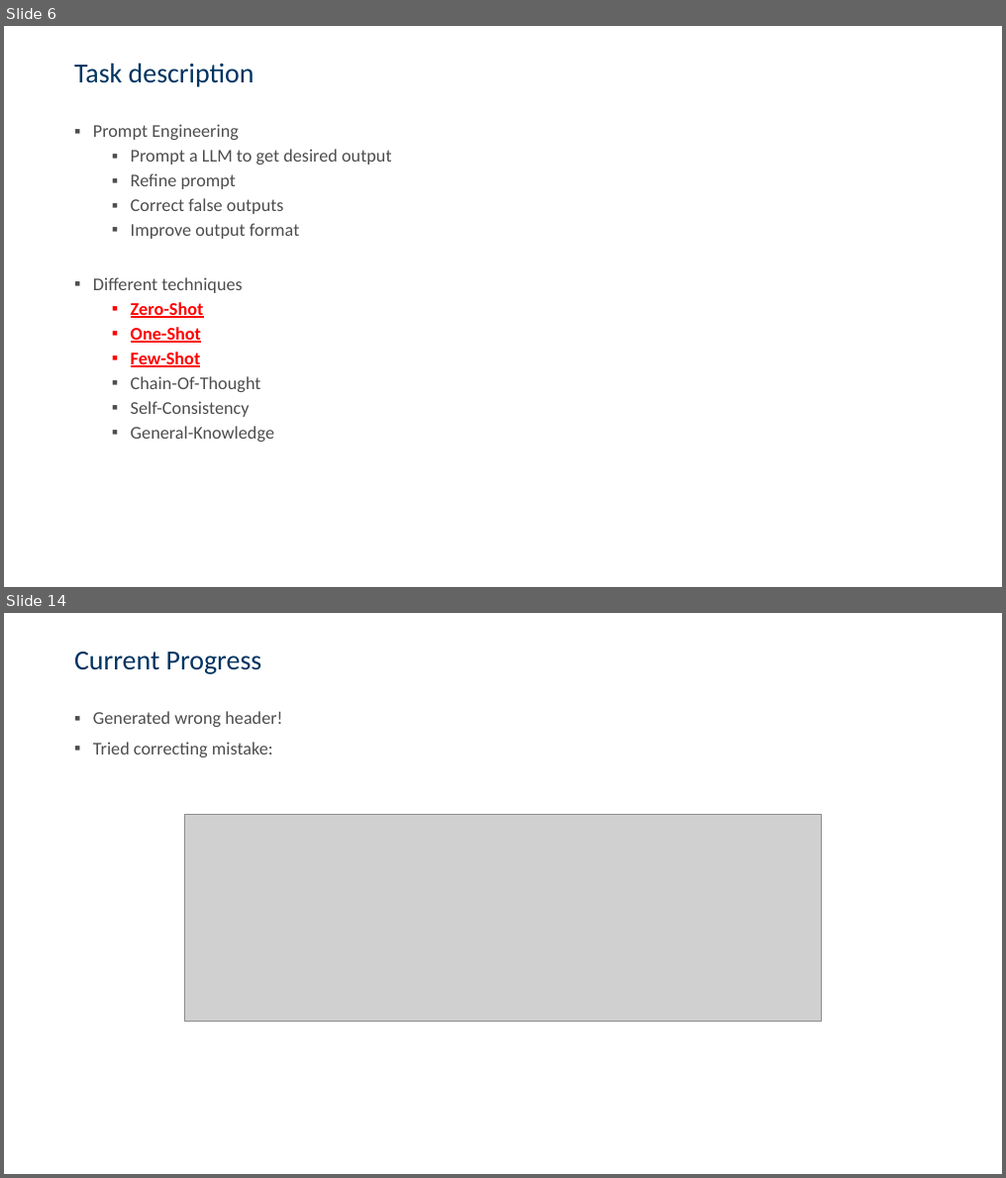
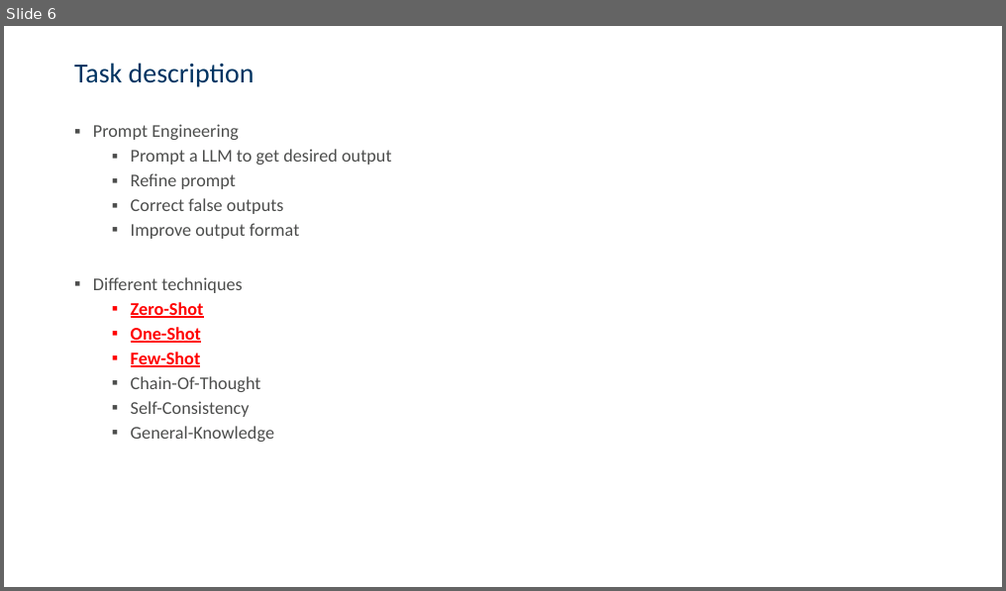
Before and after one commit to csaw5866/smartData, a slide deck: Presentation/final.pptx. Shown one above the other, each under a label of ours: slides 6 and 14 before the commit, slide 6 after it; the slides between them are not shown. The pictures are 1006x1178 and 1006x591 pixels, drawn with LibreOffice and Linux fonts; fonts in the diff are those of the drawing; grey boxes stand for pictures; background and template pictures are left out. Boxes give left, top, right and bottom in pixels: in the first picture for what was removed or moved away, otherwise in the second. Text is boxed around its words. In the diff, an @@ line names an element or a change of style, - is before the commit and + after.

```diff
--- a/Presentation/final.pptx
+++ b/Presentation/final.pptx
@@ slide 14 removed at <box>4,613,1002,1174</box>, background picture (left out) @@
@@ title removed at <box>74,652,262,674</box> @@
-Current Progress
@@ text removed at <box>93,711,282,758</box> @@
-▪ Generated wrong header!
-▪ Tried correcting mistake:
@@ picture removed at <box>185,814,822,1022</box> @@
```
Also in this commit, not shown: 3 slides changed, 1 slide added, 8 other slides removed.
